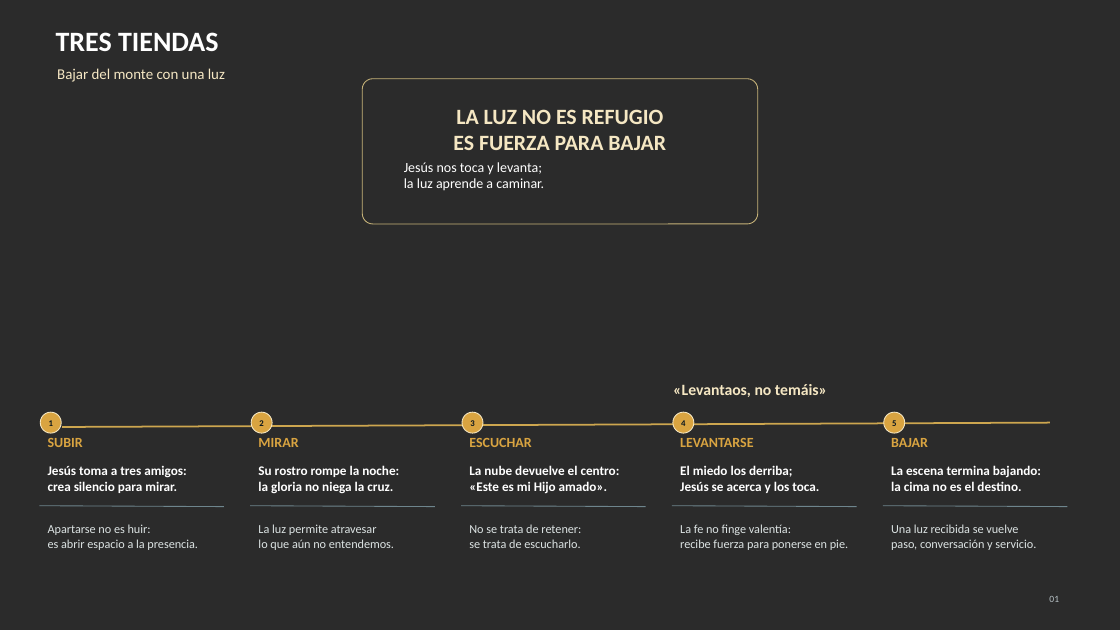
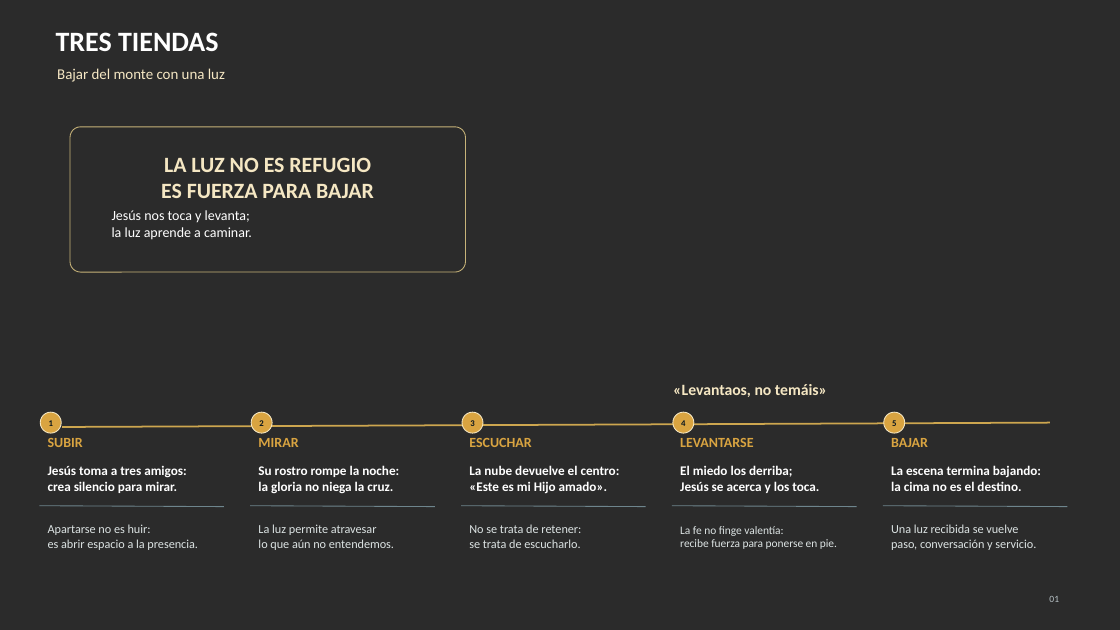
Before and after one commit to JesusSubias/evangelios-ciclo-a-web, a slide deck: slide 1 of assets/presentations/2026-03-01-tres-tiendas.pptx. Drawn at 1120x630 pixels with LibreOffice and Linux fonts; fonts in the diff are those of the drawing; background and template pictures are left out; a plain dark background stands for a picture behind light text. Boxes give left, top, right and bottom in pixels: in the first picture for what was removed or moved away, otherwise in the second. Text is boxed around its words. In the diff, an @@ line names an element or a change of style, - is before the commit and + after.

```diff
--- a/assets/presentations/2026-03-01-tres-tiendas.pptx
+++ b/assets/presentations/2026-03-01-tres-tiendas.pptx
@@ rounded rectangle: place and size @@
-rounded rectangle at [362, 79, 758, 224]
+rounded rectangle at [70, 127, 465, 272]
@@ text "LA LUZ NO ES REFUGIO": place and size @@
-text "LA LUZ NO ES REFUGIO" at [453, 109, 666, 150]
+text "LA LUZ NO ES REFUGIO" at [161, 157, 374, 198]
@@ text "Jesús nos toca y levanta;": place and size @@
-text "Jesús nos toca y levanta;" at [404, 162, 544, 190]
+text "Jesús nos toca y levanta;" at [112, 210, 252, 240]
@@ text "La fe no finge valentía:" at [680, 526, 837, 549]: size 10.5 to 9.8 pt @@
```
Also in this commit, not shown: 37 other files.
